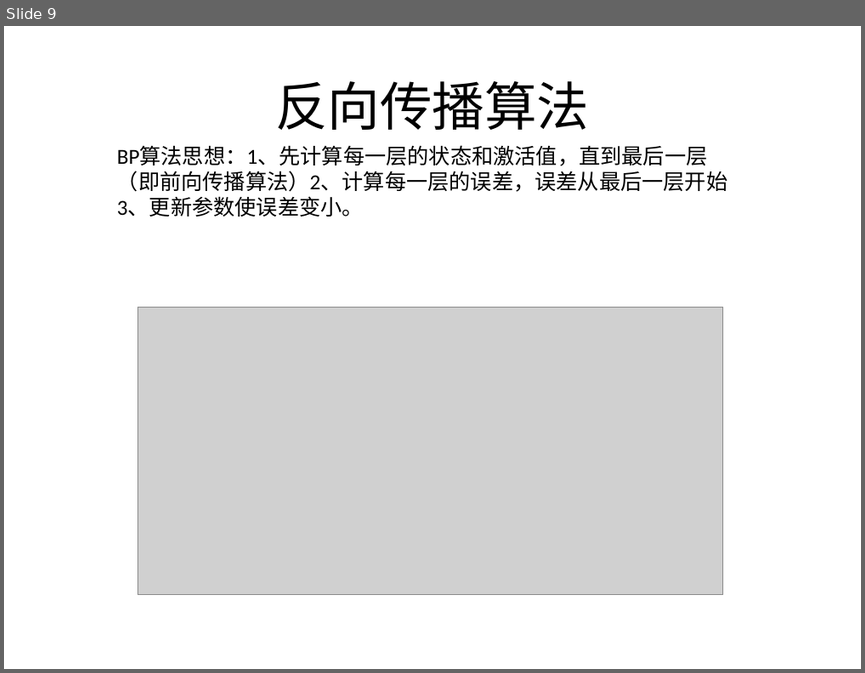
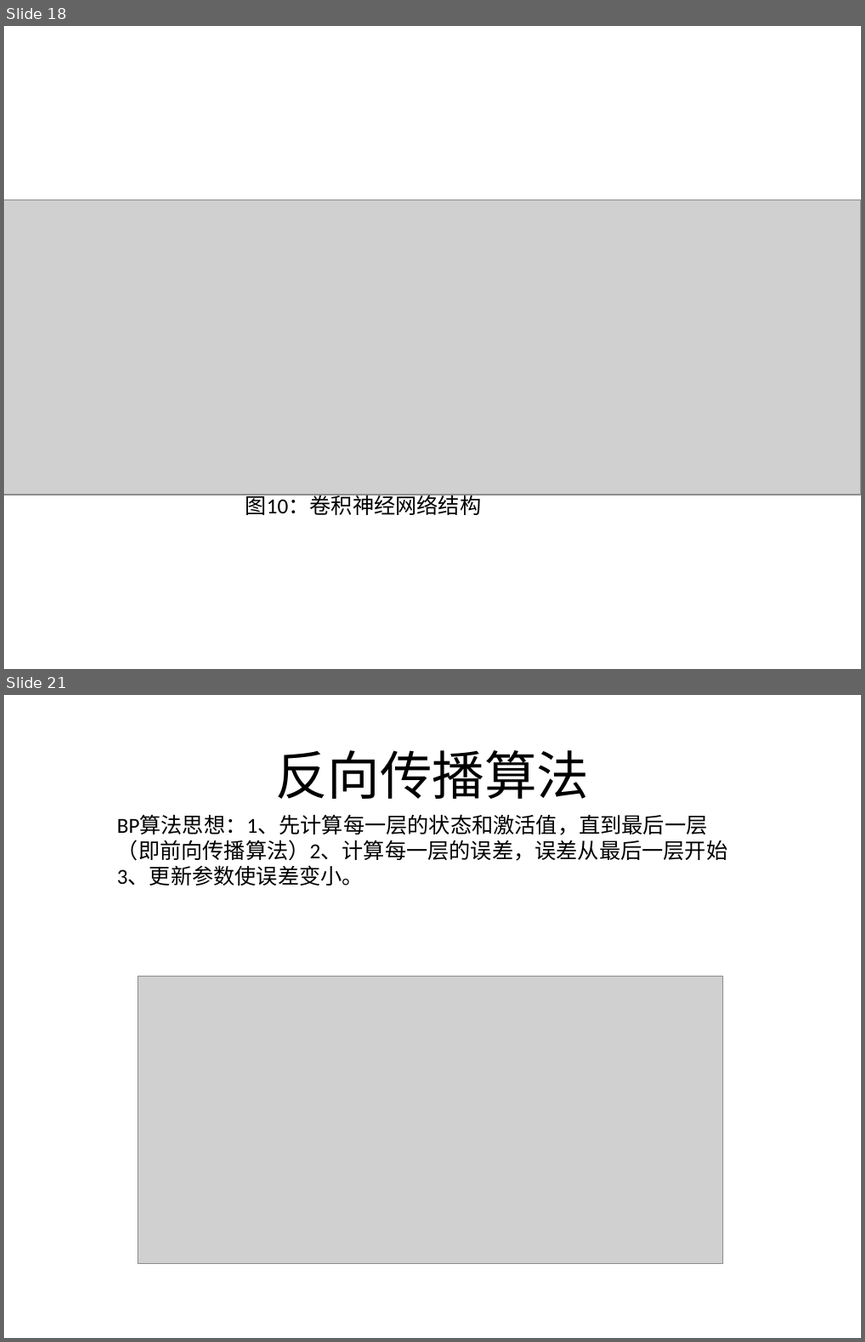
Before and after one commit to logcoding/DeepLearning, a slide deck: 机器学习&深度学习介绍.pptx. Shown one above the other, each under a label of ours: slide 9 before the commit, slides 18 and 21 after it; the slides between them are not shown. The pictures are 865x673 and 865x1342 pixels, drawn with LibreOffice and Linux fonts; fonts in the diff are those of the drawing; grey boxes stand for pictures. Boxes give left, top, right and bottom in pixels: in the first picture for what was removed or moved away, otherwise in the second. Text is boxed around its words. In the diff, an @@ line names an element or a change of style, - is before the commit and + after.

```diff
--- a/机器学习&深度学习介绍.pptx
+++ b/机器学习&深度学习介绍.pptx
@@ slide 18 added at bbox=[4, 26, 861, 669], background #FFFFFF @@
@@ picture added at bbox=[4, 200, 861, 494] @@
@@ text added at bbox=[245, 492, 482, 515], 18 pt, text #000000 @@
+图10：卷积神经网络结构
@@ what was slide 9 is now slide 21 @@
```
Also in this commit, not shown: 4 slides changed, 14 other slides added, 3 slides removed, 7 other files.
